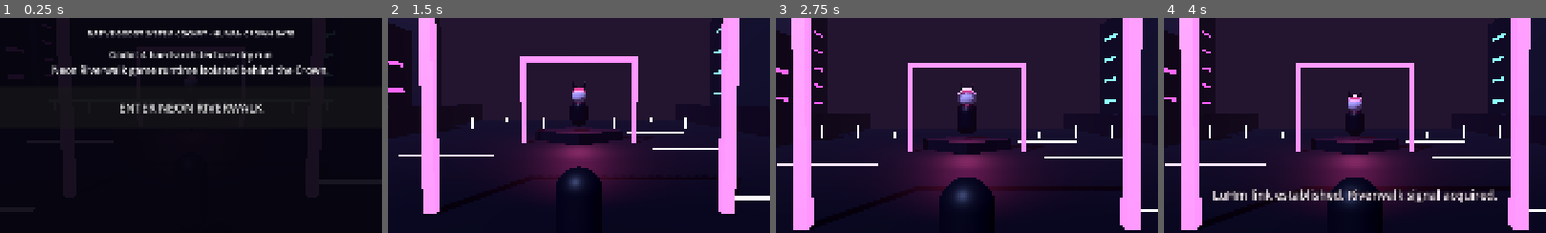
Above: before the commit, frames 1-4 (left to right).
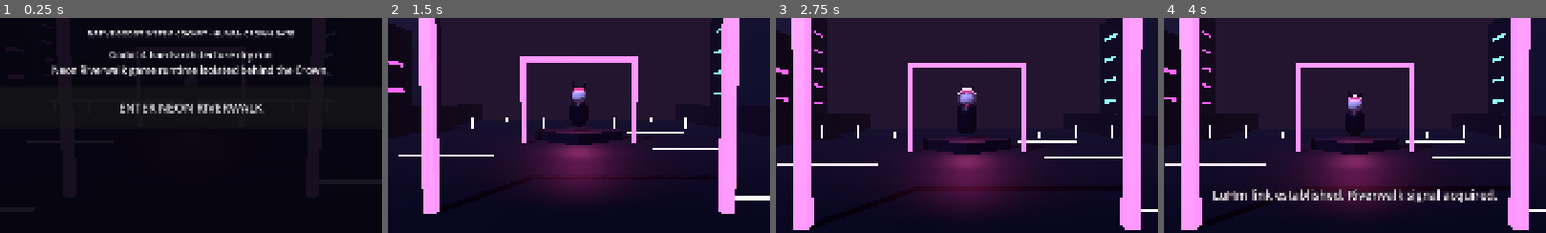
Above: after the commit, the same moments.

Repository: eggie-admin/LuHm-OS
Game: Godot game, scene res://scenes/Main.tscn
Two runs of this game, one before a commit and one after it. Both use one fixed random seed, a clock stepped at 60 frames per second and the inputs below.
Inputs (mouse positions are % of the whole screen's width and height, from its top left):
- Up to frame 1 (0.25 s): no input
- Up to frame 2 (1.5 s): click "ENTER NEON RIVERWALK" at 0.5 s; move the mouse to (72, 45) at 1.27 s; hold Right (ui_right) from 1.28 s (still down); click (72, 45) at 1.42 s
- Up to frame 3 (2.75 s): release Right (ui_right) at 2 s; drag from (30, 55) to (45, 70) at 2.02 s
- Up to frame 4 (4 s): click "▲" at 2.75 s; click "◀" at 3.5 s
The pictures show only the part of the screen within x 25-75%, y 27-77%; the shares and areas given below are measured in that part.

The runs differ from the first frame. In frame 2, 1.6% of the frame differs, in the area x 44-56%, y 68-89%; in frame 3, 2.1%, in the area x 42-58%, y 74-97%; in frame 4, 1.6%.
Error in both runs: Invalid call. Nonexistent function 'show_world' in base 'Nil'. (res://scripts/main.gd:51)

Commit message:
fix: remove debug capsule from player camera proxy

Diff:
--- a/scripts/game/playerController.gd
+++ b/scripts/game/playerController.gd
@@ -92,6 +92,7 @@
     mat.metallic = 0.28
     mat.roughness = 0.48
     body.material_override = mat
+    body.visible = false # collision/camera proxy only; Lum is the visible character authority
     visual.add_child(body)
 
 func _build_camera() -> void:
